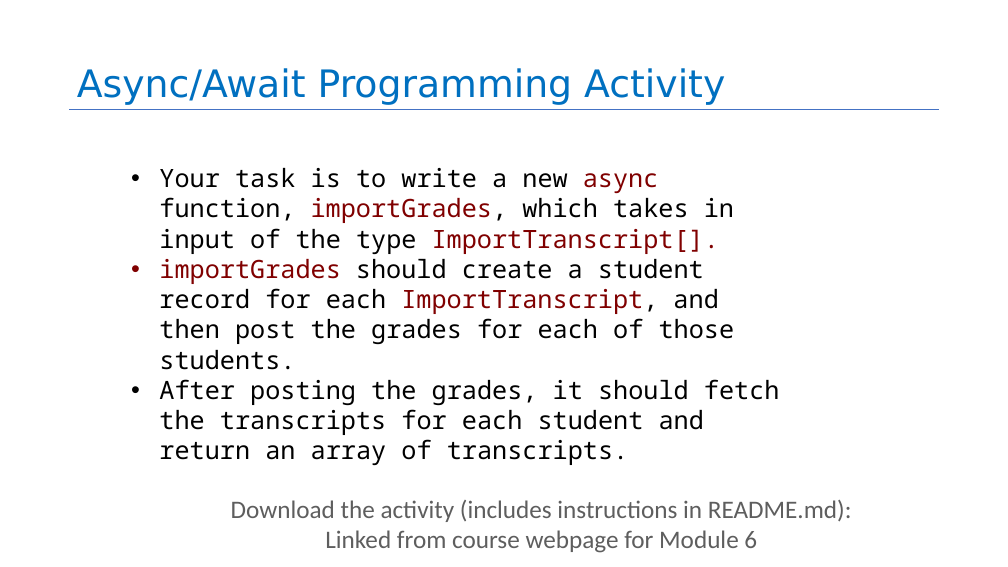
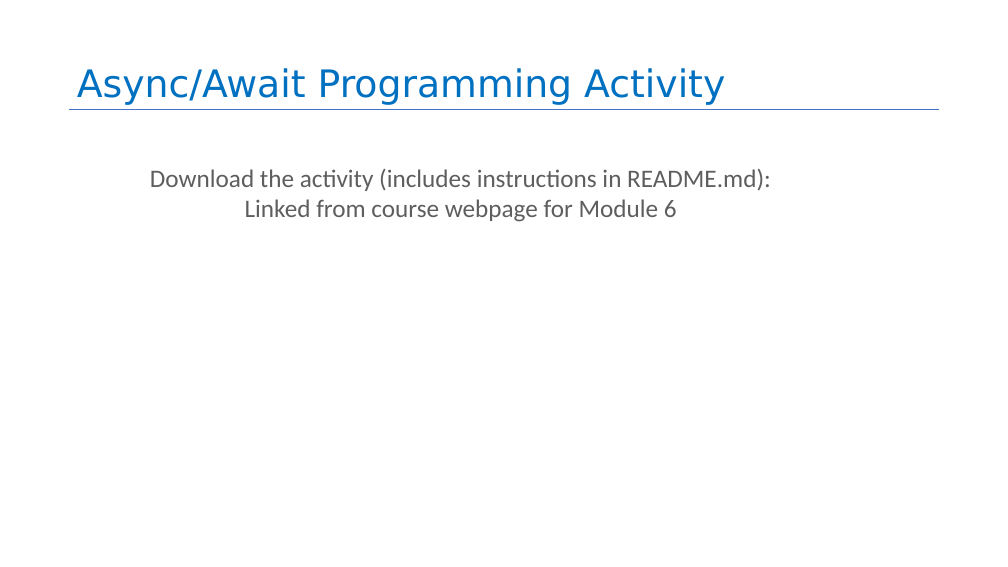
Before and after one commit to neu-se/CS4530-Spring-2025, a slide deck: slide 53 of Slides/Module 06 Concurrency Patterns in Typescript.pptx (slide 50 before the commit). Drawn at 1008x567 pixels with LibreOffice and Linux fonts; fonts in the diff are those of the drawing. Boxes give left, top, right and bottom in pixels: in the first picture for what was removed or moved away, otherwise in the second. Text is boxed around its words. In the diff, an @@ line names an element or a change of style, - is before the commit and + after.

```diff
--- a/Slides/Module 06 Concurrency Patterns in Typescript.pptx
+++ b/Slides/Module 06 Concurrency Patterns in Typescript.pptx
@@ text "Download the activity (includes instructions ...": place and size @@
-text "Download the activity (includes instructions ..." at (231, 500, 852, 553)
+text "Download the activity (includes instructions ..." at (150, 169, 771, 222)
@@ text "Download the activity (includes instructions ..." at (150, 169, 771, 222): vertical alignment middle to top @@
@@ text removed at (159, 168, 780, 435) @@
-• Your task is to write a new async function, importGrades, which takes in input of the type ImportTranscript[].
-• importGrades should create a student record for each ImportTranscript, and then post the grades for each of those students.
-• After posting the grades, it should fetch the transcripts for each student and return an array of transcripts.
```
Also in this commit, not shown: 10 other slides changed, 3 slides added, 1 slide removed, 1 other file.
